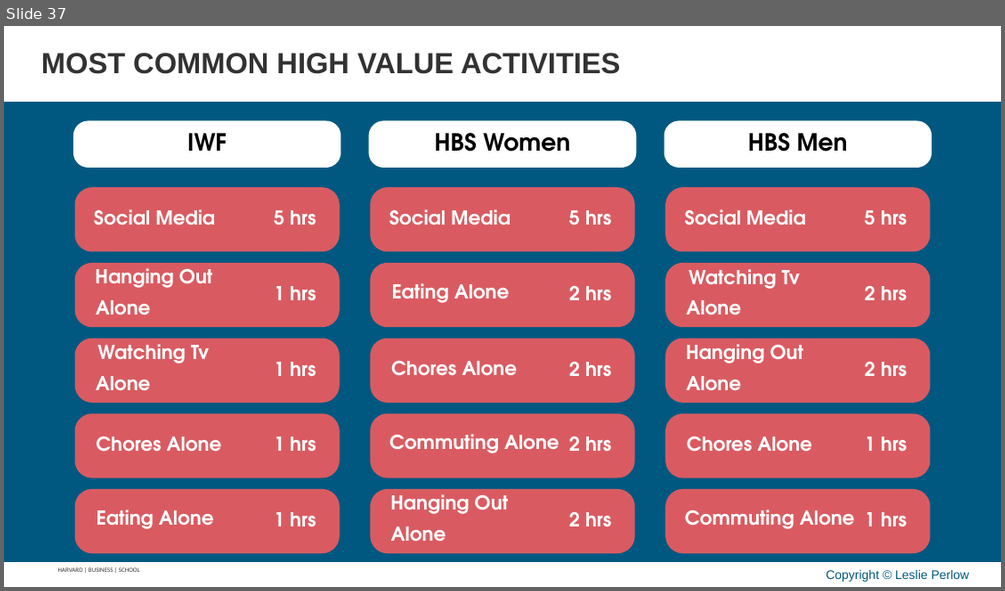
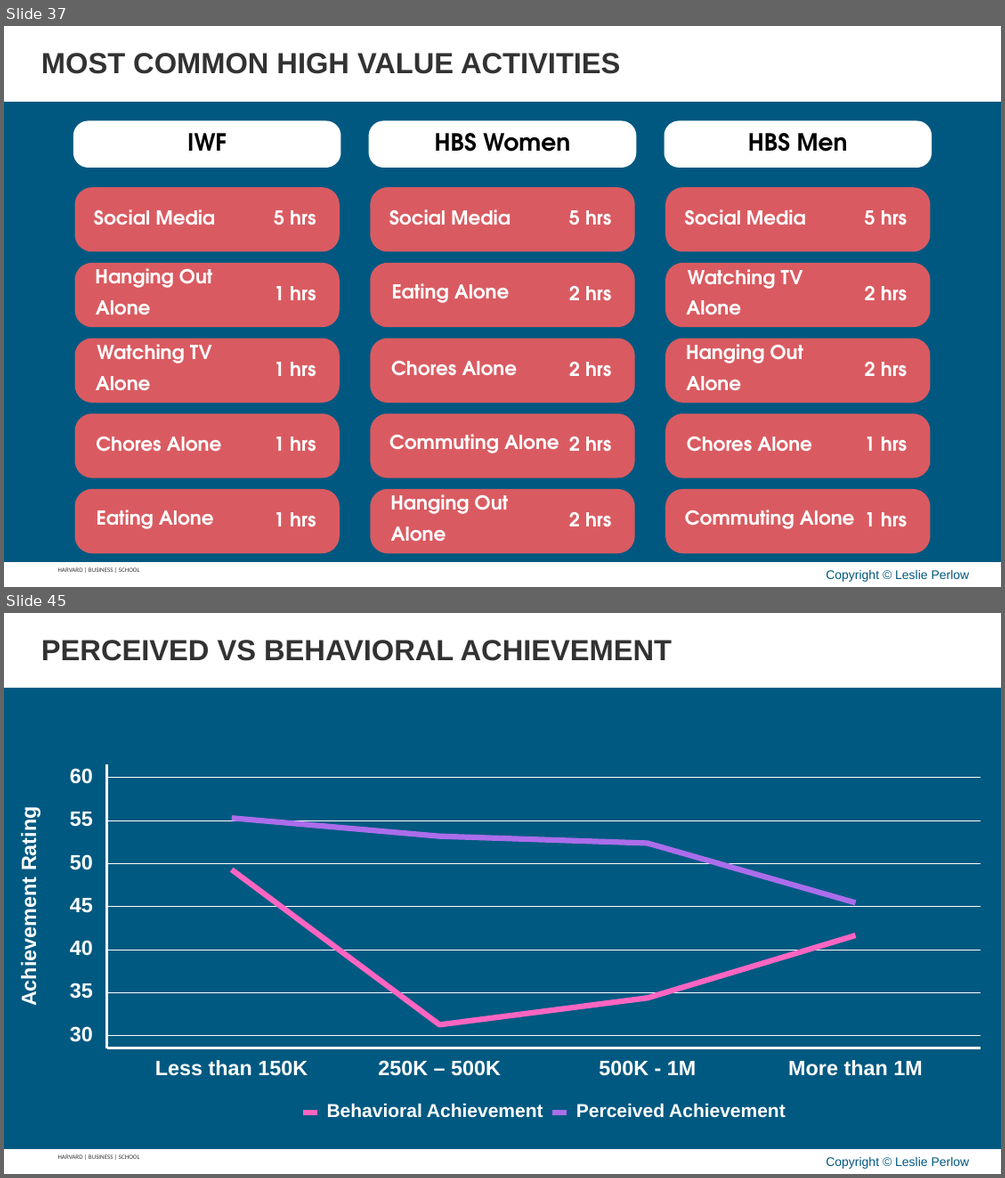
Before and after one commit to APPLITICS/lifematrix-deck-automation, a slide deck: outputs/generated_slides.pptx. Shown one above the other, each under a label of ours: slide 37 before the commit, slides 37 and 45 after it; the slides between them are not shown. The pictures are 1005x591 and 1005x1178 pixels, drawn with LibreOffice and Linux fonts; fonts in the diff are those of the drawing; background and template pictures are left out. Boxes give left, top, right and bottom in pixels: in the first picture for what was removed or moved away, otherwise in the second. Text is boxed around its words. In the diff, an @@ line names an element or a change of style, - is before the commit and + after.

```diff
--- a/outputs/generated_slides.pptx
+++ b/outputs/generated_slides.pptx
@@ slide 45 added at [4,613,1001,1174], background #005880; not listed: 4 template elements that a slide beside it also shows @@
@@ text added at [41,640,672,661], 28 pt, text #323233, bold @@
+PERCEIVED VS BEHAVIORAL ACHIEVEMENT
@@ group added at [4,688,1001,1144]: 14 texts, 13 freeform shapes, 2 rectangles @@
+30
+35
+40
+45
+50
+55
+60
+Less than 150K
+250K – 500K
+500K - 1M
+More than 1M
+Achievement Rating
+Behavioral Achievement
+Perceived Achievement
@@ slide 37 changed as well @@
@@ text at [688,269,803,289]: text changed @@
-Watching Tv
+Watching TV
@@ text at [97,344,212,363]: text changed @@
-Watching Tv
+Watching TV
```
Also in this commit, not shown: 13 other slides changed, 20 other slides added.
